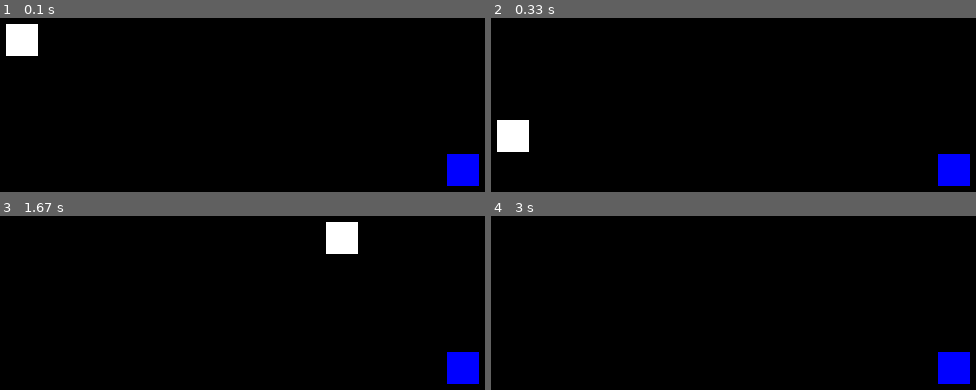
Above: before the commit, frames 1-4 (two rows, left to right).
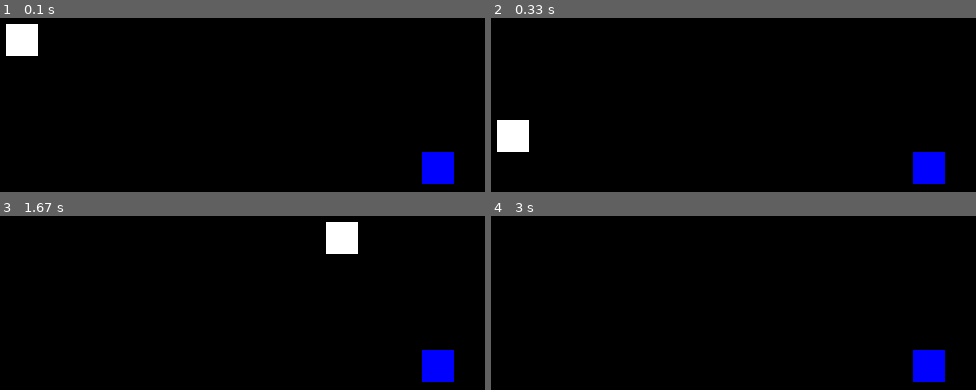
Above: after the commit, the same moments.

Repository: Joe-Newm/Pygame-Snake
Game: pygame game, started from main.py
Two runs of this game, one before a commit and one after it. Both use one fixed random seed, a clock stepped at 60 frames per second and the inputs below.
Inputs:
- Up to frame 1 (0.1 s): no input
- Up to frame 2 (0.33 s): no input
- Up to frame 3 (1.67 s): hold Right 0.33-0.8 s; hold Up 0.83-1.13 s; hold Right 1.17-1.63 s
- Up to frame 4 (3 s): no input

The runs differ from the first frame. In frame 1, 1.9% of the frame differs, in the area x 87-99%, y 77-97%; in frame 2, 1.9%; in frame 3, 1.9%; in frame 4, 1.9%.

Commit message:
fixed collision detection, food not respawning

Diff:
--- a/food.py
+++ b/food.py
@@ -1,21 +1,28 @@
 import pygame
+import random
 
 class Food(pygame.sprite.Sprite):
     def __init__(self, pos):
         super().__init__()
         self.image = pygame.Surface((32,32))
         self.image.fill('blue')
-
         #position
         self.rect = self.image.get_rect(topleft = pos)
-
-    def draw(self, screen):
-        pygame.draw.rect(screen, (0, 0, 255), self.rect)
 
     def create(self):
         # if self.food_list == []:
         #     self.draw()
         pass
 
-    def update(self):
+    def col_check(self, snake, food_list):
+        if pygame.Rect.colliderect(self.rect, snake.rect):
+            print("hey")
+            snake.snake_list.append(pygame.Rect(snake.rect))
+            food_list.empty()
+            food = Food((random.randint(0,15)*32,random.randint(0,15)*32))
+            food_list.add(food)
+
+
+    def update(self, snake, food_list):
         self.create()
+        self.col_check(snake, food_list)
--- a/main.py
+++ b/main.py
@@ -14,9 +14,10 @@
 snake = Snake((32, 32))  # Create a snake object
 
 # food
-food_list = []
-food = Food((random.randint(0,512),random.randint(0,512)))
-food_list.append(food)
+food_list = pygame.sprite.Group()
+food = Food((random.randint(0,15)*32,random.randint(0,15)*32))
+food_list.add(food)
+
 
 while running:
     # poll for events
@@ -31,10 +32,15 @@
     # fill the screen with a color to wipe away anything from last frame
     screen.fill("black")
 
-    food.draw(screen)
     # RENDER YOUR GAME HERE
     snake.update(food, food_list)
     snake.draw(screen)
+
+    food_list.update(snake, food_list)
+    food_list.draw(screen)
+
+    #check if food list empty
+    # if food_list
 
 
     # flip() the display to put your work on screen
--- a/snake.py
+++ b/snake.py
@@ -24,10 +24,7 @@
             elif event.key == pygame.K_DOWN and self.direction != "up":
                 self.direction = "down"
 
-    def col_check(self, food, food_list):
-        if pygame.Rect.colliderect(self.rect, food.rect):
-            print("hey")
-            food_list.remove(food)
+
 
 
     def draw(self, screen):
@@ -54,4 +51,3 @@
 
     def update(self, food, food_list):
         self.direction_check()
-        self.col_check(food, food_list)
